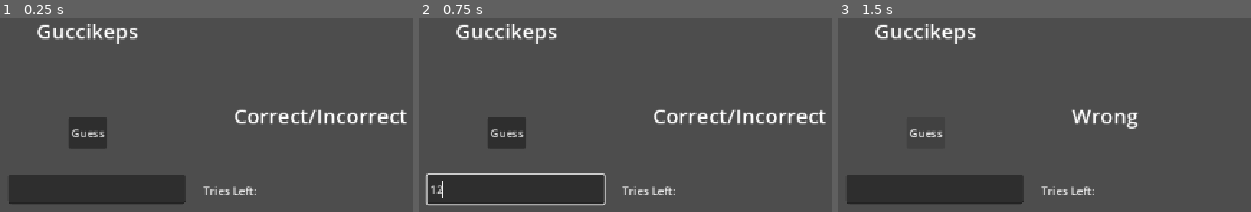
Above: before the commit, frames 1-3 (left to right).
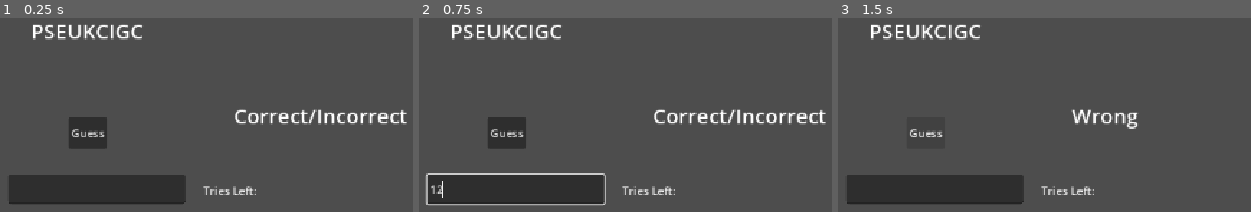
Above: after the commit, the same moments.

Repository: Tassnaz/GissaOrdet
Game: Godot game, scene res://Scenes/main.tscn
Same seed, same stepped clock (60 frames per second), same inputs: the game is played once before the commit and once after it.
Inputs (mouse positions are in pixels of both pictures, inside the frame that each line leads up to):
- Up to frame 1 (0.25 s): no input
- Up to frame 2 (0.75 s): click (513, 188) at 0.52 s; type "12" at 0.6 s
- Up to frame 3 (1.5 s): click "Guess" at 1.25 s

The runs differ from the first frame. In frame 1, 1.3% of the frame differs, in the area x 7-35%, y 3-14%; in frame 2, 1.3%; in frame 3, 1.3%.

Commit message:
feat: scramble word function

Diff:
--- a/Scenes/main.tscn
+++ b/Scenes/main.tscn
@@ -1,6 +1,6 @@
 [gd_scene format=3 uid="uid://bb6pnpg8na4o2"]
 
-[ext_resource type="Script" uid="uid://cb5vfhpngjde1" path="res://Scenes/main.gd" id="1_jjgbg"]
+[ext_resource type="Script" uid="uid://cb5vfhpngjde1" path="res://Scripts/main.gd" id="1_jjgbg"]
 
 [node name="Main" type="Node2D" unique_id=915940459]
 script = ExtResource("1_jjgbg")
--- a/Scenes/main.gd
+++ b/Scripts/main.gd
@@ -1,8 +1,9 @@
 extends Node2D
 
-var word_list: Array = ["Guccikeps", "Ejnar", "Allardismen"]
+var word_list: Array = ["GUCCIKEPS", "EJNAR", "ALLARDISMEN"]
 
 var current_word: String = ""
+var scrambled_word: String = ""
 var tries_left: int = 5
 
 @onready var world_label: Label = $WordLabel
@@ -13,18 +14,26 @@
 
 func _ready() -> void:
 	new_word()
-	world_label.text = current_word
+	world_label.text = scrambled_word
 
 func new_word():
 	current_word = word_list.pick_random()
+	scrambled_word = scramble_word(current_word)
 
+func scramble_word(word: String) -> String:
+	var letters: Array = word.split("")
+	var result: String = word
+	while result == word:
+		letters.shuffle()
+		return "".join(letters)
+	return result
 
 func _on_guess_button_pressed() -> void:
 	if guess_input.text == current_word:
 		feedback_label.text = "Correct"
 		new_word()
 		guess_input.clear()
-		world_label.text = current_word
+		world_label.text = scrambled_word
 
 	else:
 		feedback_label.text = "Wrong"
Renamed: Scenes/main.gd.uid -> Scripts/main.gd.uid
